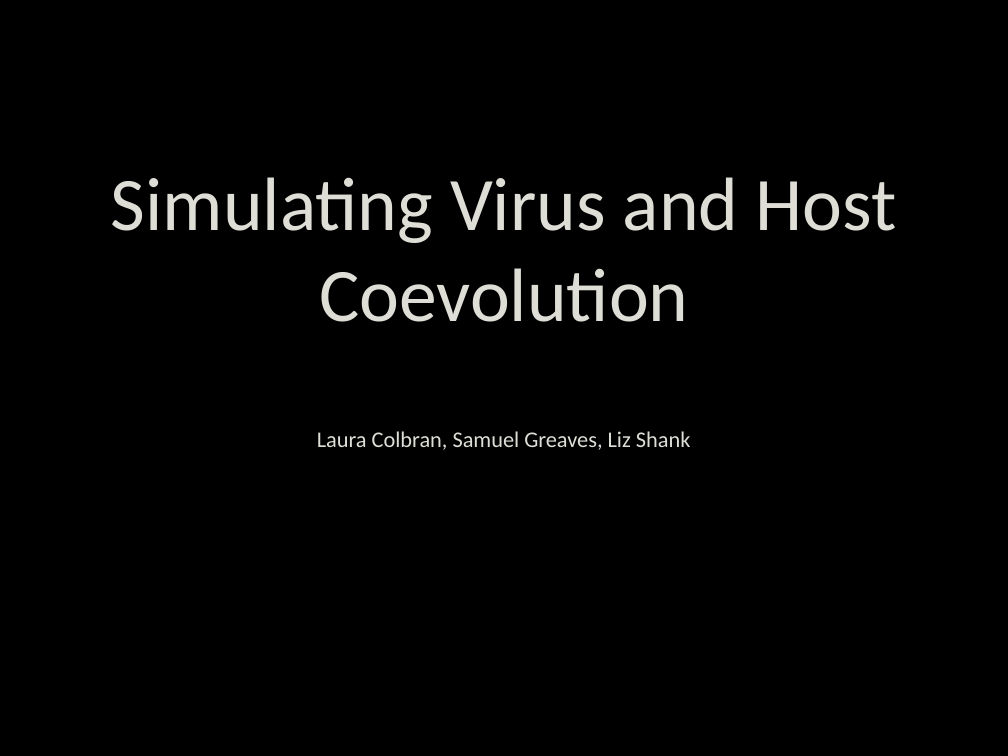
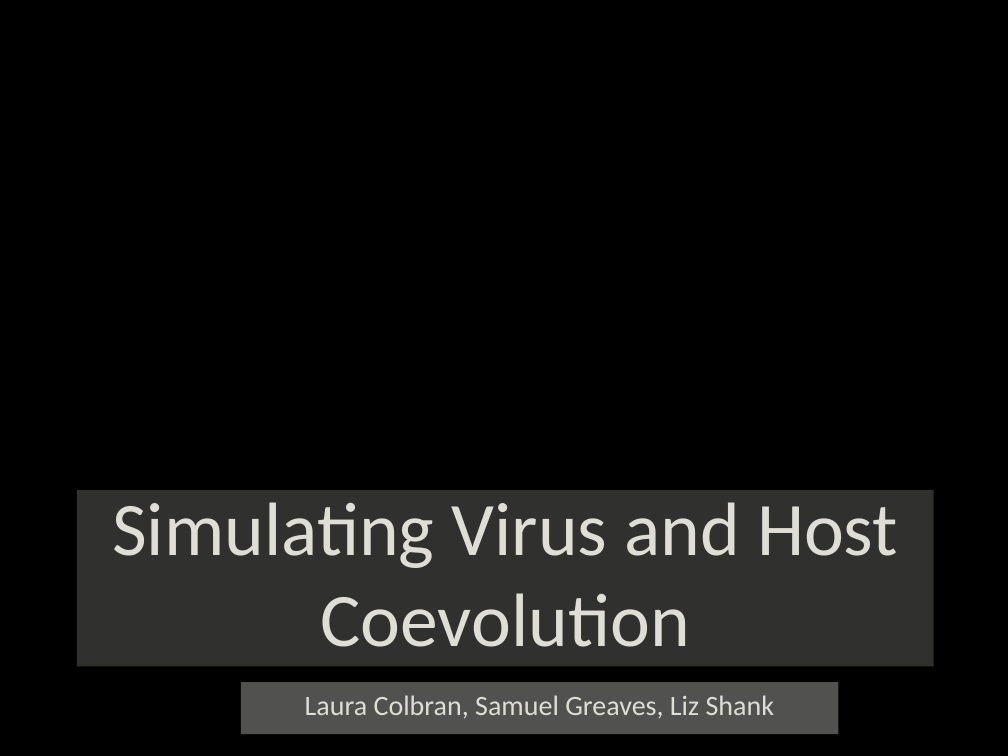
Before and after one commit to shankl/EvoComp_FinalProject, a slide deck: slide 1 of presentation.pptx. Drawn at 1008x756 pixels with LibreOffice and Linux fonts; fonts in the diff are those of the drawing; background and template pictures are left out. Boxes give left, top, right and bottom in pixels: in the first picture for what was removed or moved away, otherwise in the second. Text is boxed around its words. In the diff, an @@ line names an element or a change of style, - is before the commit and + after.

```diff
--- a/presentation.pptx
+++ b/presentation.pptx
@@ title "Simulating Virus and Host Coevolution" resized from (x1=111, y1=177, x2=897, y2=322) to (x1=77, y1=490, x2=933, y2=666) @@
@@ title "Simulating Virus and Host Coevolution" at (x1=77, y1=490, x2=933, y2=666): text colour gradient #DEDED7 to #ADAD9B to #DEDED7, letter outline none to #000000 0.8 pt; fill none to #DEDED7 at 22% opacity @@
@@ subtitle "Laura Colbran, Samuel Greaves, Liz ..." resized from (x1=317, y1=431, x2=691, y2=450) to (x1=241, y1=682, x2=839, y2=735) @@
@@ subtitle "Laura Colbran, Samuel Greaves, Liz ..." at (x1=241, y1=682, x2=839, y2=735): size 16 to 20 pt, text colour gradient #DEDED7 to #ADAD9B to #DEDED7, letter outline none to #000000 0.25 pt; fill none to #DEDED7 at 37% opacity @@
```
Also in this commit, not shown: 6 other slides changed, 3 slides added.
